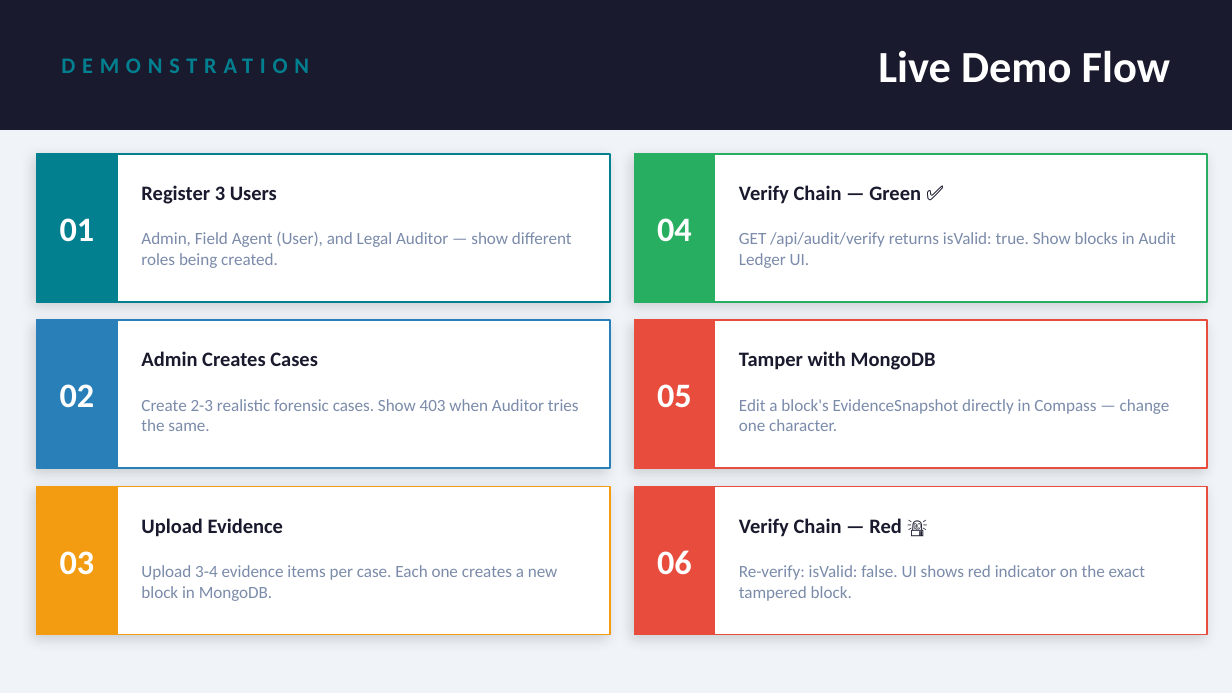
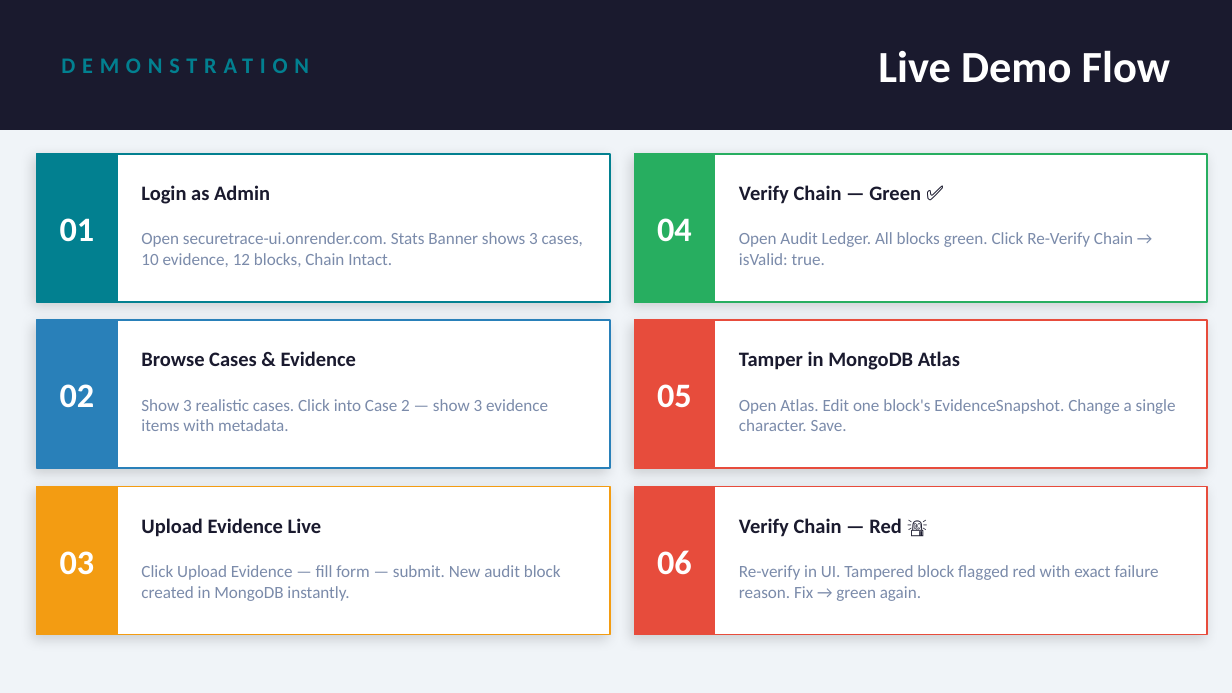
Before and after one commit to shankure/blockhain, a slide deck: slide 10 of slides/SecureTrace_Presentation.pptx. Drawn at 1232x693 pixels with LibreOffice and Linux fonts; fonts in the diff are those of the drawing. Boxes give left, top, right and bottom in pixels: in the first picture for what was removed or moved away, otherwise in the second. Text is boxed around its words. In the diff, an @@ line names an element or a change of style, - is before the commit and + after.

```diff
--- a/slides/SecureTrace_Presentation.pptx
+++ b/slides/SecureTrace_Presentation.pptx
@@ text at <box>141,185,270,204</box>: text changed @@
-Register 3 Users
+Login as Admin
@@ text at <box>141,232,583,267</box>: text changed @@
-Admin, Field Agent (User), and Legal Auditor — show different roles being created.
+Open securetrace-ui.onrender.com. Stats Banner shows 3 cases, 10 evidence, 12 blocks, Chain Intact.
@@ text at <box>739,232,1133,265</box>: text changed @@
-GET /api/audit/verify returns isValid: true. Show blocks in Audit Ledger UI.
+Open Audit Ledger. All blocks green. Click Re-Verify Chain → isValid: true.
@@ text at <box>141,351,356,366</box>: text changed @@
-Admin Creates Cases
+Browse Cases & Evidence
@@ text at <box>739,351,960,370</box>: text changed @@
-Tamper with MongoDB
+Tamper in MongoDB Atlas
@@ text at <box>141,399,548,431</box>: text changed @@
-Create 2-3 realistic forensic cases. Show 403 when Auditor tries the same.
+Show 3 realistic cases. Click into Case 2 — show 3 evidence items with metadata.
@@ text at <box>739,399,1176,431</box>: text changed @@
-Edit a block's EvidenceSnapshot directly in Compass — change one character.
+Open Atlas. Edit one block's EvidenceSnapshot. Change a single character. Save.
@@ text at <box>141,518,322,537</box>: text changed @@
-Upload Evidence
+Upload Evidence Live
@@ text at <box>141,565,561,601</box>: text changed @@
-Upload 3-4 evidence items per case. Each one creates a new block in MongoDB.
+Click Upload Evidence — fill form — submit. New audit block created in MongoDB instantly.
@@ text at <box>739,565,1159,601</box>: text changed @@
-Re-verify: isValid: false. UI shows red indicator on the exact tampered block.
+Re-verify in UI. Tampered block flagged red with exact failure reason. Fix → green again.
```
Also in this commit, not shown: 7 other slides changed, 13 other files.
